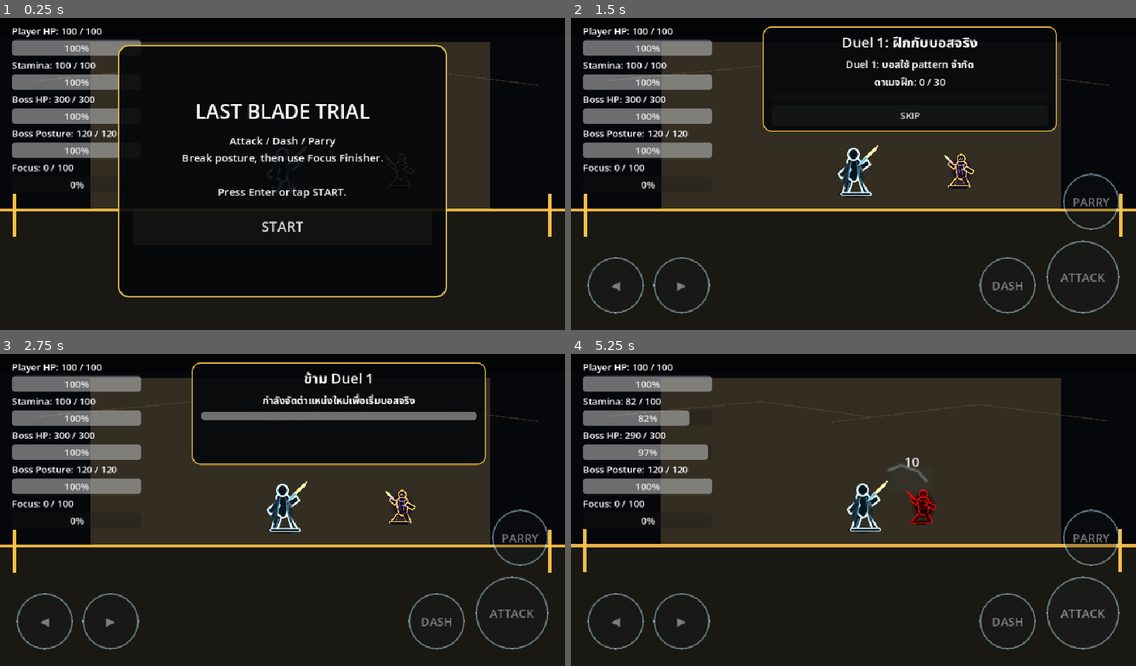
Above: before the commit, frames 1-4 (two rows, left to right).
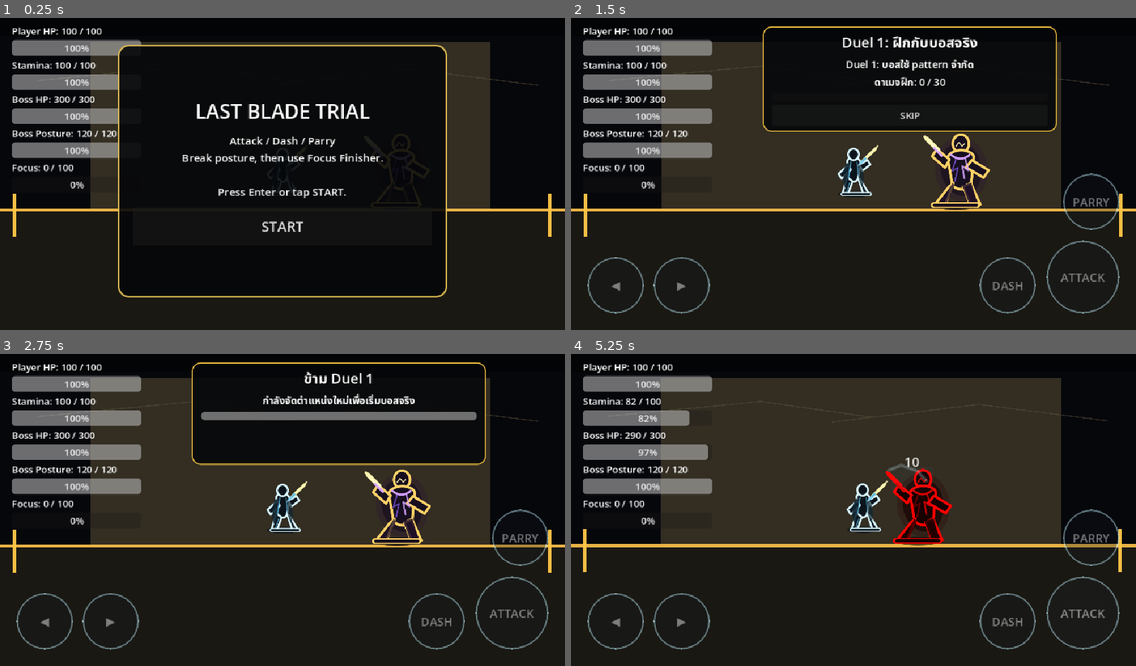
Above: after the commit, the same moments.

Repository: shanwinder/lastblade
Game: Godot game, scene res://scenes/main/BossBrokenMaster.tscn
The game is run twice, just before and just after one commit, with the same random seed, the same clock (stepped at 60 frames per second) and the same inputs.
Inputs:
- Up to frame 1 (0.25 s): no input
- Up to frame 2 (1.5 s): click "START" at 0.5 s; click "SKIP" at 1.25 s
- Up to frame 3 (2.75 s): click "SKIP" at 2 s
- Up to frame 4 (5.25 s): click "◀" at 2.75 s; click "▶" at 3.5 s; click "ATTACK" at 4.25 s; tap Enter at 5 s; hold Right (ui_right) from 5.03 s (still down); tap A (attack) at 5.1 s

The runs differ from the first frame. In frame 2, 1.2% of the frame differs, in the area x 62-75%, y 37-62%; in frame 3, 1.2%; in frame 4, 1.4%, in the area x 55-68%, y 36-62%.

Commit message:
Increase boss placeholder scale for mobile readability

Diff:
--- a/last-blade-trial/scenes/bosses/BossBrokenMaster.tscn
+++ b/last-blade-trial/scenes/bosses/BossBrokenMaster.tscn
@@ -16,7 +16,7 @@
 script = ExtResource("1_n16ad")
 
 [node name="Sprite2D" type="Sprite2D" parent="."]
-scale = Vector2(0.25, 0.25)
+scale = Vector2(0.55, 0.55)
 texture = ExtResource("2_5ids1")
 
 [node name="CollisionShape2D" type="CollisionShape2D" parent="."]
